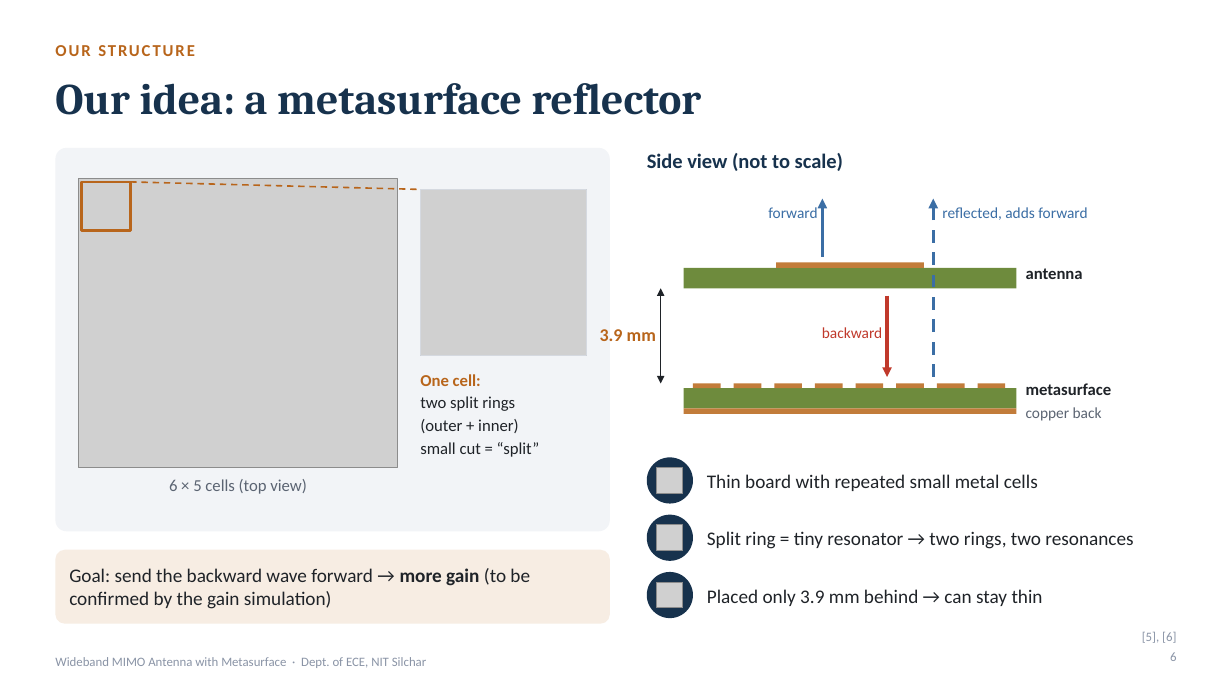
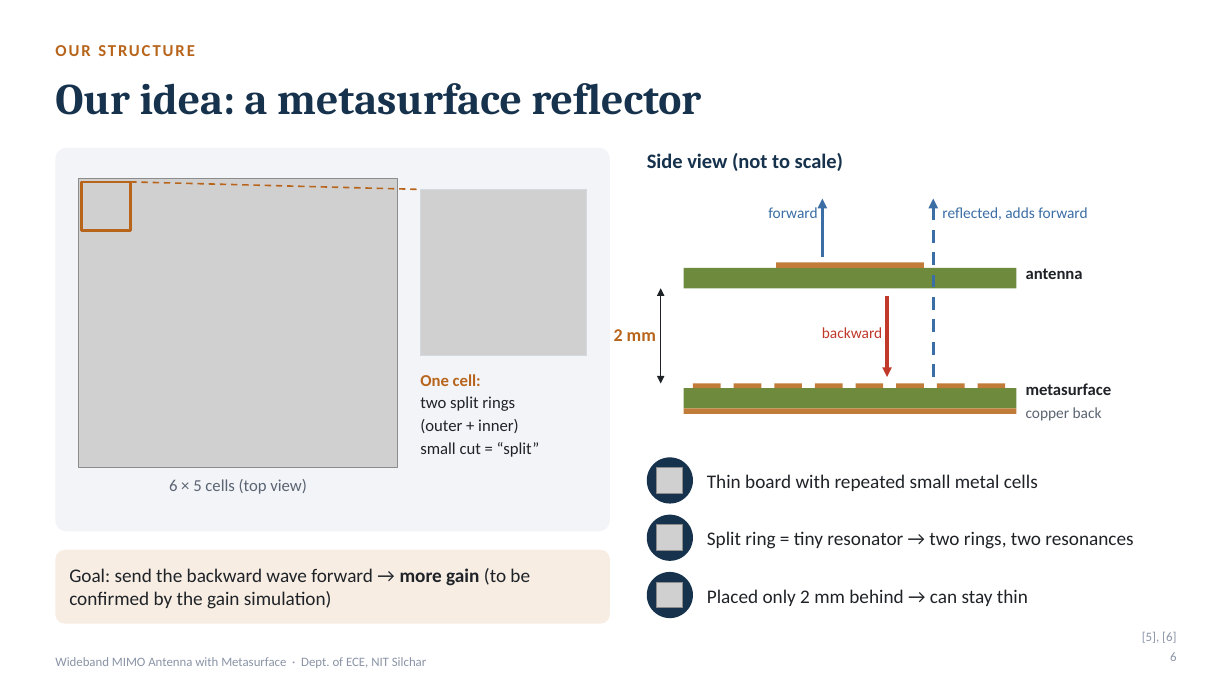
Before and after one commit to Ezed9/fyp-mimo-antenna-metasurface, a slide deck: slide 6 of presentation/FYP_Presentation.pptx. Drawn at 1232x693 pixels with LibreOffice and Linux fonts; fonts in the diff are those of the drawing; grey boxes stand for pictures. Boxes give left, top, right and bottom in pixels: in the first picture for what was removed or moved away, otherwise in the second. Text is boxed around its words. In the diff, an @@ line names an element or a change of style, - is before the commit and + after.

```diff
--- a/presentation/FYP_Presentation.pptx
+++ b/presentation/FYP_Presentation.pptx
@@ text at [614,329,656,341]: text changed @@
-3.9 mm
+2 mm
@@ text at [707,589,1028,606]: text changed @@
-Placed only 3.9 mm behind → can stay thin
+Placed only 2 mm behind → can stay thin
```
Also in this commit, not shown: 7 other slides changed, 13 other files.
